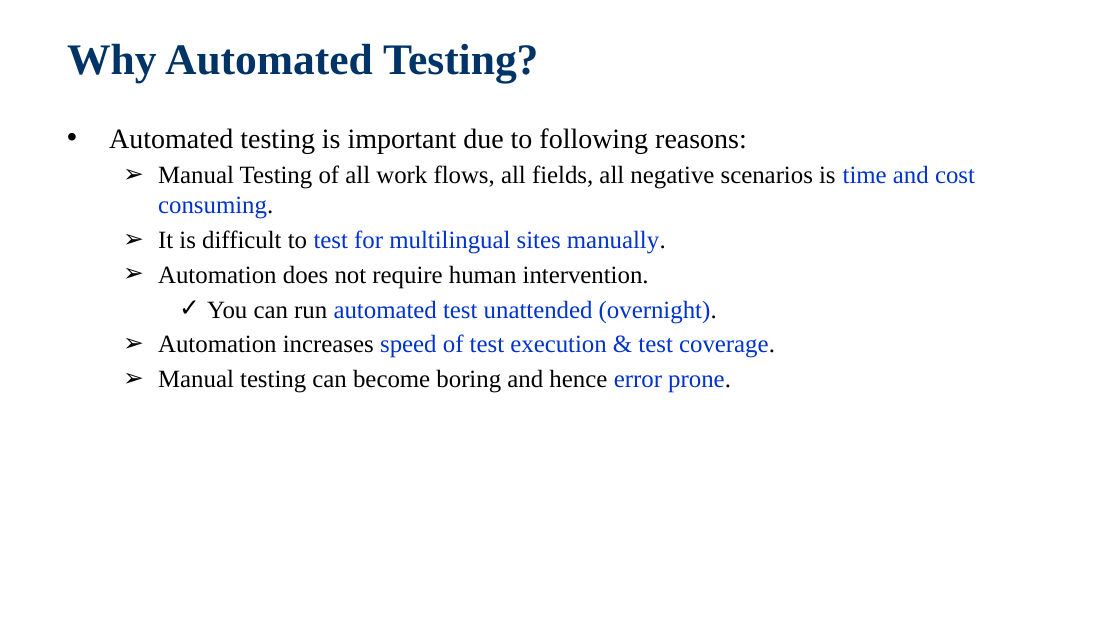
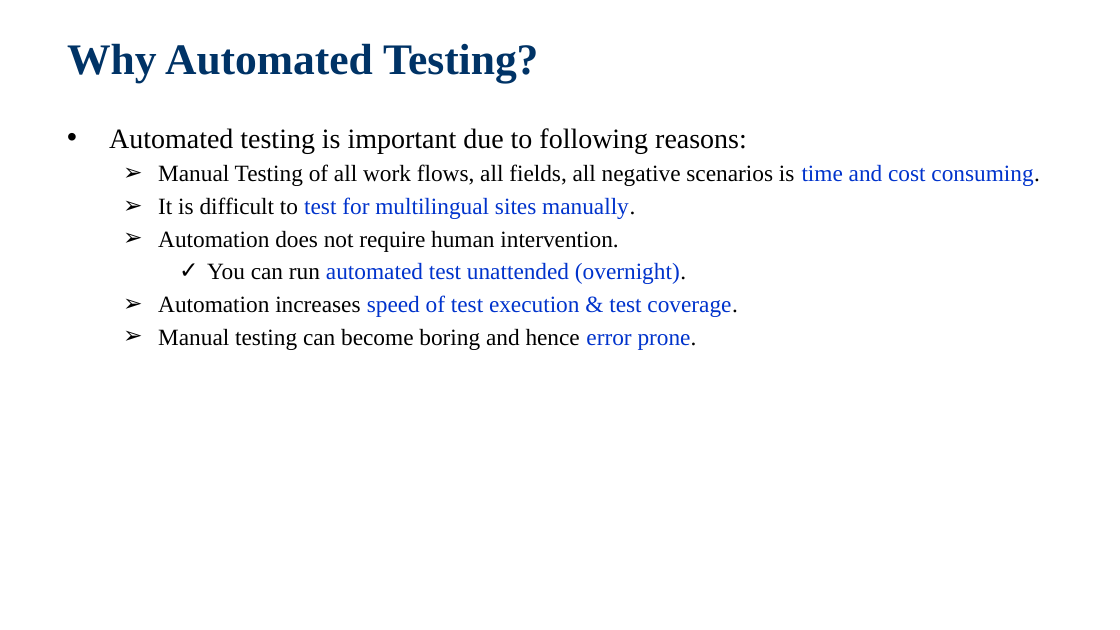
Before and after one commit to jackiejay888/automation, a slide deck: slide 5 of kpi/Test Automation.pptx. Drawn at 1120x630 pixels with LibreOffice and Linux fonts; fonts in the diff are those of the drawing; background and template pictures are left out. Boxes give left, top, right and bottom in pixels: in the first picture for what was removed or moved away, otherwise in the second. Text is boxed around its words. In the diff, an @@ line names an element or a change of style, - is before the commit and + after.

```diff
--- a/kpi/Test Automation.pptx
+++ b/kpi/Test Automation.pptx
@@ text at (158,164,1040,350): size 16 to 15 pt in "Manual Testing of all work flows, all ...", "It is difficult to test for multilingual ...", "Automation does not require human intervention.", "You can run automated test unattended (overnight)." and 2 more places @@
```
Also in this commit, not shown: 1 other file.
